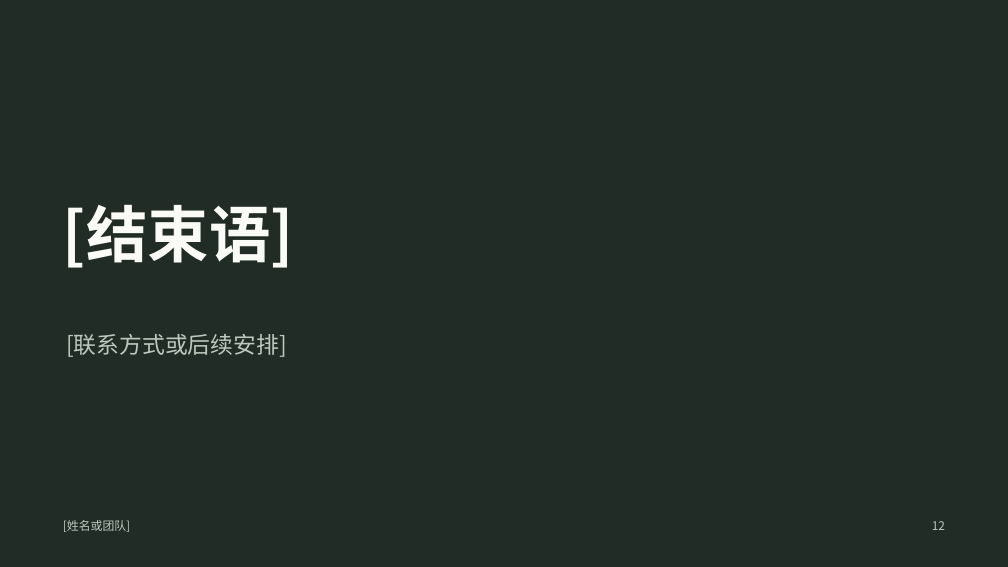
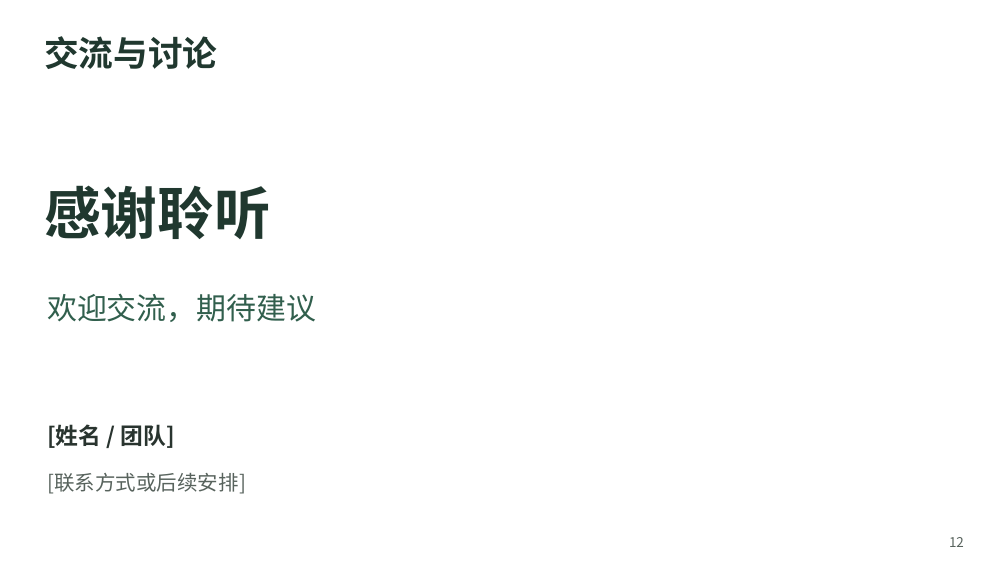
Before and after one commit to sky-awe/minimal-elegant-ppt-skill, a slide deck: slide 12 of skills/minimal-elegant-ppt/assets/template.pptx. Drawn at 1008x567 pixels with LibreOffice and Linux fonts; fonts in the diff are those of the drawing. Boxes give left, top, right and bottom in pixels: in the first picture for what was removed or moved away, otherwise in the second. Text is boxed around its words. In the diff, an @@ line names an element or a change of style, - is before the commit and + after.

```diff
--- a/skills/minimal-elegant-ppt/assets/template.pptx
+++ b/skills/minimal-elegant-ppt/assets/template.pptx
@@ background #202C25 to #FFFFFF @@
@@ text added at [44,36,217,69], 33 pt, text #20382F, bold @@
+交流与讨论
@@ text at [44,185,271,239]: text changed; size 58.5 to 54 pt; text colour #FAFAF7 to #20382F @@
-[结束语]
+感谢聆听
@@ text added at [47,293,316,322], 28.5 pt, text #315F4D @@
+欢迎交流，期待建议
@@ text at [47,424,175,448]: text changed; size 11.2 to 21.8 pt; text colour #BDC9BF to #29342F; bold on @@
-[姓名或团队]
+[姓名 / 团队]
@@ text "[联系方式或后续安排]": place and size @@
-text "[联系方式或后续安排]" at [66,334,287,357]
+text "[联系方式或后续安排]" at [47,473,246,494]
@@ text "[联系方式或后续安排]" at [47,473,246,494]: size 21.8 to 19.5 pt, text colour #BDC9BF to #58635D @@
@@ text "12": place and size @@
-text "12" at [932,521,945,530]
+text "12" at [949,537,964,547]
@@ text "12" at [949,537,964,547]: size 11.2 to 12.8 pt, text colour #BDC9BF to #58635D @@
```
Also in this commit, not shown: 6 other slides changed, 5 slides added, 5 slides removed, 5 other files.
